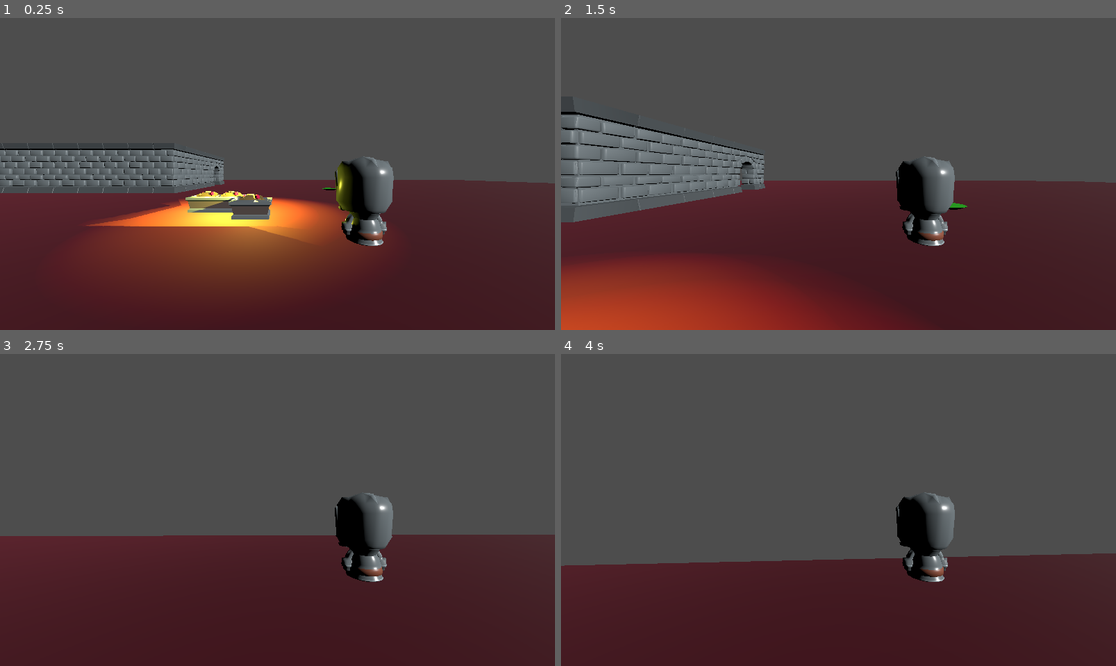
Above: before the commit, frames 1-4 (two rows, left to right).
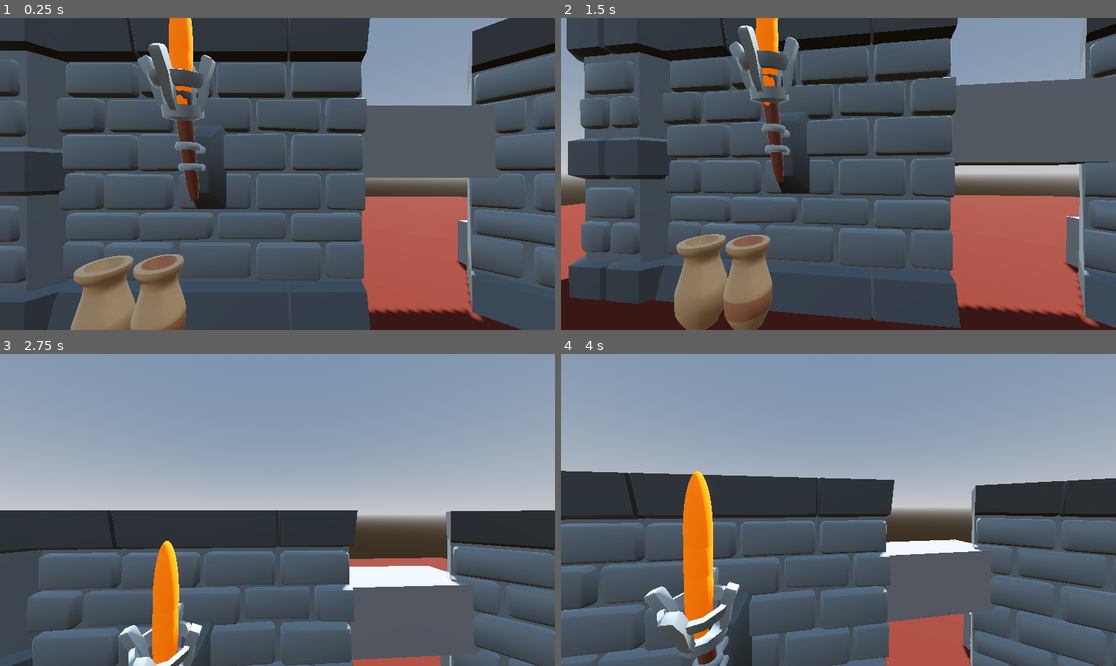
Above: after the commit, the same moments.

Repository: Snowlith/Dame-Starter
Game: Godot game, scene res://levels/level_1.tscn
The game is run twice, just before and just after one commit, with the same random seed, the same clock (stepped at 60 frames per second) and the same inputs. Before the commit the project starts from res://levels/node_3d.tscn.
Inputs (mouse positions are in pixels of both pictures, inside the frame that each line leads up to):
- Up to frame 1 (0.25 s): no input
- Up to frame 2 (1.5 s): tap Enter (ui_accept) at 0.5, 0.6 s; move the mouse to (866, 174) at 0.52 s; hold Ctrl (crouch, bound only after the commit) 0.53-1.28 s; hold Up (ui_up) from 0.53 s (still down); tap Space (jump, bound only after the commit) at 0.77, 1.07 s; move the mouse to (810, 174) at 1.27 s; tap Ctrl (crouch, bound only after the commit) at 1.35 s
- Up to frame 3 (2.75 s): keep holding Up (ui_up); tap Space (jump, bound only after the commit) at 1.52, 1.82, 2.3 s; tap Shift (sprint, bound only after the commit) at 1.55 s; move the mouse to (288, 503) at 2.02 s; hold Shift (sprint, bound only after the commit) from 2.03 s (still down)
- Up to frame 4 (4 s): keep holding Up (ui_up); move the mouse to (832, 516) at 2.77 s; release Shift (sprint, bound only after the commit) at 2.78 s; tap Space (jump, bound only after the commit) at 2.85, 3.02, 3.32, 3.77 s; tap Enter (ui_accept) at 3.05, 3.6 s; move the mouse to (877, 513) at 3.52 s; hold Ctrl (crouch, bound only after the commit) from 3.53 s (still down)

The runs differ from the first frame. In frame 1, 73% of the frame differs, in the area x 0-100%, y 0-100%; in frame 2, 72%; in frame 3, 99%; in frame 4, 92%.

Commit message:
Added sprinting, crouching, headbob, dynamic fov

Diff:
--- a/assets/scripts/player.gd
+++ b/assets/scripts/player.gd
@@ -1,31 +1,87 @@
 extends CharacterBody3D
 
-@export_subgroup("Physics")
-@export var speed: float = 4.0
+@export_group("Physics")
+@export var speed: float = 10.0
 @export var acceleration: float = 10.0
 @export var friction: float = 18.0
 
 @export var gravity: float = 50.0
 @export var jump_strength: float = 15.0
 
-@onready var camera_rig: Node3D = $CameraRig
-@onready var _model: Node3D = $character_knight
+@export_subgroup("Sprinting")
+@export var max_sprint_time: float = 4.0
+@export var sprint_speed_multiplier: float = 1.4
+@export var walk_recharge_rate: float = 1.0
+@export var stand_recharge_rate: float = 2.5
+
+@export_subgroup("Crouching")
+@export var crouch_speed_multiplier: float = 0.3
+@export var crouch_offset_y: float = 0.5
+@export var crouch_speed: float = 10
+
+@export_group("Camera")
+@export var sensitivity: float = 0.002
+@export var fov: float = 80
+@export var fov_speed_change: float = 0.5
+
+@export_subgroup("Headbob")
+@export var bob_frequency: float = 2.4
+@export var bob_amplitude: float = 0.08
+
+@onready var cam := $Camera3D
+
+@onready var stand_col := $StandCollider
+@onready var crouch_col := $CrouchCollider
+@onready var shape_cast := $CrouchCollider/ShapeCast3D
+
+var current_sprint_time := max_sprint_time
+
+var is_sprinting := false
+var is_crouching := false
+
+var cam_start_pos: Vector3
+var crouch_offset_pos: Vector3
+var bob_offset_pos: Vector3
+
+var bob_time: float = 0
 
 func _ready():
-	pass
+	Input.set_mouse_mode(Input.MOUSE_MODE_CAPTURED)
+	shape_cast.add_exception(self)
+
+	cam.fov = fov
+	cam_start_pos = cam.position
+	_reset_crouch()
+
+func _unhandled_input(event):
+	if event is InputEventMouseMotion:
+		rotate_y(-event.relative.x * sensitivity)
+		cam.rotate_x(-event.relative.y * sensitivity)
+		cam.rotation.x = clamp(cam.rotation.x, deg_to_rad(-90), deg_to_rad(90))
+
+func _process(delta: float):
+	crouch_offset_pos = _get_crouch_offset(delta)
+	bob_offset_pos = _get_headbob_offset(delta)
+
+	cam.position = cam_start_pos + crouch_offset_pos + bob_offset_pos
+
+	cam.fov = _get_fov_offset(delta)
 
 func _physics_process(delta: float):
 	var input_vector := Vector2.ZERO
 
 	# Get input
-	input_vector = Input.get_vector("ui_left", "ui_right", "ui_up", "ui_down")
-	input_vector = input_vector.rotated(-camera_rig.rotation.y)
+	input_vector = Input.get_vector("left", "right", "up", "down")
+	input_vector = input_vector.rotated(-rotation.y)
+
+	is_crouching = _handle_crouch(Input.is_action_pressed("crouch"), delta)
+	is_sprinting = _handle_sprint(Input.is_action_pressed("sprint"), input_vector, delta)
 
 	# Handle x & z: walking
 	var velocity_xz := Vector2(velocity.x, velocity.z)
 
 	if input_vector != Vector2.ZERO:
-		velocity_xz = velocity_xz.lerp(input_vector * speed, acceleration * delta)
+		velocity_xz = velocity_xz.lerp(input_vector * _get_speed(), acceleration * delta)
 
 	else:
 		velocity_xz = velocity_xz.lerp(Vector2.ZERO, friction * delta)
@@ -33,18 +89,72 @@
 	velocity.x = velocity_xz.x
 	velocity.z = velocity_xz.y
 
-
-	if velocity.length() > 0.2:
-		var look_direction = Vector2(velocity.z, velocity.x)
-		_model.rotation.y = look_direction.angle()
-
 	# Handle y: jumping and gravity
-	print(velocity.y)
 	if not is_on_floor():
 		velocity.y -= gravity * delta
 	else:
 		# velocity.y = 0
-		if Input.is_action_just_pressed("ui_accept"):
+		if Input.is_action_just_pressed("jump"):
 			velocity.y = jump_strength
 
 	move_and_slide()
+
+func _get_speed() -> float:
+	if is_sprinting:
+		return speed * sprint_speed_multiplier
+	if is_crouching:
+		return speed * crouch_speed_multiplier
+	return speed
+
+func _handle_crouch(crouch_input: bool, delta: float) -> bool:
+	# keep crouching on invalid uncrouch
+	if is_crouching and not crouch_input:
+		if shape_cast and shape_cast.is_colliding():
+			return true
+
+	stand_col.disabled = crouch_input
+	crouch_col.disabled = not crouch_input
+	return crouch_input
+
+func _handle_sprint(sprint_input: bool, input_vector: Vector2, delta: float) -> bool:
+	# if not sprinting, then recharge
+	if not sprint_input or is_crouching or is_on_wall():
+		if input_vector == Vector2.ZERO:
+			current_sprint_time += stand_recharge_rate * delta
+		else:
+			current_sprint_time += walk_recharge_rate * delta
+		current_sprint_time = clamp(current_sprint_time, 0, max_sprint_time)
+		return false
+
+	# if sprinting, drain sprint time
+	current_sprint_time -= delta
+	if current_sprint_time <= 0:
+		current_sprint_time = 0
+		return false
+
+	return true
+
+func _reset_crouch() -> void:
+	_handle_crouch(false, 0)
+
+func _get_headbob_offset(delta: float) -> Vector3:
+	var offset := Vector3.ZERO
+	bob_time += delta * velocity.length() * int(is_on_floor())
+
+	offset.x = cos(bob_time * bob_frequency / 2) * bob_amplitude
+	offset.y = sin(bob_time * bob_frequency) * bob_amplitude
+	return offset
+
+func _get_crouch_offset(delta: float) -> Vector3:
+	var offset := Vector3.ZERO
+	if is_crouching:
+		offset.y = lerp(crouch_offset_pos.y, -crouch_offset_y, crouch_speed * delta)
+	else:
+		offset.y = lerp(crouch_offset_pos.y, 0.0, crouch_speed * delta)
+	return offset
+
+func _get_fov_offset(delta: float) -> float:
+	var velocity_length = Vector2(velocity.x, velocity.z).length()
+	var velocity_clamped = clamp(velocity_length, 0.5, speed * sprint_speed_multiplier * 2)
+	var target_fov = fov + fov_speed_change * velocity_clamped
+	return lerp(cam.fov, target_fov, delta * 15)
--- /dev/null
+++ b/levels/level_1.tscn
@@ -0,0 +1,132 @@
+[gd_scene load_steps=18 format=3 uid="uid://djdll5upj75nl"]
+
+[ext_resource type="PackedScene" uid="uid://d0ukggfx40yvy" path="res://scenes/player.tscn" id="1_o4rjg"]
+[ext_resource type="PackedScene" uid="uid://bafjwid3ap1af" path="res://scenes/wall.tscn" id="2_860kj"]
+[ext_resource type="PackedScene" uid="uid://cj2wnyx63da7i" path="res://assets/models/coinsLarge.gltf.glb" id="3_4nht0"]
+[ext_resource type="PackedScene" uid="uid://dmlajcxvquwxg" path="res://assets/models/lootSackA.gltf.glb" id="4_5riqi"]
+[ext_resource type="PackedScene" uid="uid://lvrshdq5koal" path="res://assets/models/lootSackB.gltf.glb" id="5_0dx1a"]
+[ext_resource type="PackedScene" uid="uid://bxufd6ft34nk2" path="res://assets/models/pillar.gltf.glb" id="6_jh5cx"]
+[ext_resource type="PackedScene" uid="uid://bxjis3peggqxc" path="res://assets/models/pillar_broken.gltf.glb" id="7_oayfj"]
+[ext_resource type="PackedScene" uid="uid://ce3orp64thp2a" path="res://assets/models/potA.gltf.glb" id="8_fj3bg"]
+[ext_resource type="PackedScene" uid="uid://don6h1jpkbiek" path="res://assets/models/potA_decorated.gltf.glb" id="9_lo3xf"]
+[ext_resource type="PackedScene" uid="uid://burruay2fmyio" path="res://assets/models/pots.gltf.glb" id="10_rgh4a"]
+[ext_resource type="PackedScene" uid="uid://qygidfbv0lue" path="res://assets/models/torchWall.gltf.glb" id="11_83q3j"]
+
+[sub_resource type="ProceduralSkyMaterial" id="ProceduralSkyMaterial_ghnw3"]
+sky_horizon_color = Color(0.64625, 0.65575, 0.67075, 1)
+ground_horizon_color = Color(0.64625, 0.65575, 0.67075, 1)
+
+[sub_resource type="Sky" id="Sky_ufhv6"]
+sky_material = SubResource("ProceduralSkyMaterial_ghnw3")
+
+[sub_resource type="Environment" id="Environment_s5wev"]
+background_mode = 2
+sky = SubResource("Sky_ufhv6")
+tonemap_mode = 2
+glow_enabled = true
+
+[sub_resource type="StandardMaterial3D" id="StandardMaterial3D_8nvom"]
+albedo_color = Color(0.371001, 0.124844, 0.069521, 1)
+
+[sub_resource type="StandardMaterial3D" id="StandardMaterial3D_l5c6b"]
+albedo_color = Color(1, 0.486275, 0.0313726, 1)
+emission_enabled = true
+emission = Color(0.741176, 0.266667, 0, 1)
+backlight = Color(1, 0, 0, 1)
+
+[sub_resource type="SphereMesh" id="SphereMesh_6oa6q"]
+material = SubResource("StandardMaterial3D_l5c6b")
+radius = 0.1
+
+[node name="Level1" type="Node3D"]
+
+[node name="DirectionalLight3D" type="DirectionalLight3D" parent="."]
+transform = Transform3D(-0.866023, -0.433016, 0.250001, 0, 0.499998, 0.866027, -0.500003, 0.749999, -0.43301, 0, 0, 0)
+shadow_enabled = true
+
+[node name="WorldEnvironment" type="WorldEnvironment" parent="."]
+environment = SubResource("Environment_s5wev")
+
+[node name="CSGBox3D" type="CSGBox3D" parent="."]
+use_collision = true
+size = Vector3(32, 0.001, 32)
+material = SubResource("StandardMaterial3D_8nvom")
+
+[node name="Player" parent="." instance=ExtResource("1_o4rjg")]
+
+[node name="wall" parent="." instance=ExtResource("2_860kj")]
+transform = Transform3D(1, 0, 0, 0, 1, 0, 0, 0, 1, -0.770031, 0.000499725, -3.02975)
+
+[node name="wall2" parent="." instance=ExtResource("2_860kj")]
+transform = Transform3D(0.724027, 0, -0.689771, 0, 1, 0, 0.689771, 0, 0.724027, 4.82387, 0.000499725, -1.79981)
+
+[node name="CSGBox3D2" type="CSGBox3D" parent="."]
+transform = Transform3D(1, 0, 0, 0, 1, 0, 0, 0, 1, 2.0969, 2.42002, -3.06259)
+use_collision = true
+size = Vector3(2.43652, 1, 1)
+
+[node name="CSGBox3D3" type="CSGBox3D" parent="."]
+transform = Transform3D(1, 0, 0, 0, 1, 0, 0, 0, 1, 5.38196, 0.429758, -3.37607)
+use_collision = true
+size = Vector3(2.43652, 0.991089, 1.62695)
+
+[node name="CSGBox3D4" type="CSGBox3D" parent="."]
+transform = Transform3D(1, 0, 0, 0, 1, 0, 0, 0, 1, 5.80188, 0.889261, -2.24593)
+use_collision = true
+size = Vector3(2.43652, 1.9101, 1.62695)
+
+[node name="CSGBox3D5" type="CSGBox3D" parent="."]
+transform = Transform3D(1, 0, 0, 0, 1, 0, 0, 0, 1, 6.65598, 1.44195, -1.20281)
+use_collision = true
+size = Vector3(2.43652, 3.01547, 1.62695)
+
+[node name="CSGBox3D6" type="CSGBox3D" parent="."]
+transform = Transform3D(0.922908, 0, -0.38502, 0, 1, 0, 0.38502, 0, 0.922908, 4.9719, 2.05674, 2.55225)
+use_collision = true
+size = Vector3(1.44385, 4.32317, 1.62695)
+
+[node name="CSGBox3D7" type="CSGBox3D" parent="."]
+transform = Transform3D(0.769154, 0, 0.639063, 0, 1, 0, -0.639063, 0, 0.769154, 0.187119, 2.05674, 2.89679)
+use_collision = true
+size = Vector3(1.44385, 4.32317, 1.62695)
+
+[node name="CSGBox3D8" type="CSGBox3D" parent="."]
+transform = Transform3D(0.769154, 0, 0.639063, 0, 1, 0, -0.639063, 0, 0.769154, -3.53104, 1.54064, 0.591514)
+use_collision = true
+size = Vector3(1.44385, 3.29098, 1.62695)
+
+[node name="coinsLarge_gltf" parent="." instance=ExtResource("3_4nht0")]
+transform = Transform3D(1, 0, 0, 0, 1, 0, 0, 0, 1, -3.45188, 3.18613, 0.454476)
+
+[node name="lootSackA_gltf" parent="." instance=ExtResource("4_5riqi")]
+transform = Transform3D(1, 0, 0, 0, 1, 0, 0, 0, 1, 4.77383, 0.000500679, -0.362302)
+
+[node name="lootSackB_gltf" parent="." instance=ExtResource("5_0dx1a")]
+transform = Transform3D(1, 0, 0, 0, 1, 0, 0, 0, 1, 4.25902, 0.000500679, -0.904521)
+
+[node name="pillar_gltf" parent="." instance=ExtResource("6_jh5cx")]
+transform = Transform3D(1, 0, 0, 0, 1, 0, 0, 0, 1, -3.50086, 0.000498772, -2.99885)
+
+[node name="pillar_broken_gltf" parent="." instance=ExtResource("7_oayfj")]
+transform = Transform3D(1, 0, 0, 0, 1, 0, 0, 0, 1, -5.86491, 0.000500202, -1.81421)
+
+[node name="potA_gltf" parent="." instance=ExtResource("8_fj3bg")]
+transform = Transform3D(1, 0, 0, 0, 1, 0, 0, 0, 1, -1.79746, 0.000499725, -2.02365)
+
+[node name="potA_decorated_gltf" parent="." instance=ExtResource("9_lo3xf")]
+transform = Transform3D(1, 0, 0, 0, 1, 0, 0, 0, 1, -1.23204, 0.000498772, -2.06774)
+
+[node name="pots_gltf" parent="." instance=ExtResource("10_rgh4a")]
+transform = Transform3D(1, 0, 0, 0, 1, 0, 0, 0, 1, 5.4005, 0.000500202, 1.16987)
+
+[node name="torchWall_gltf" parent="." instance=ExtResource("11_83q3j")]
+transform = Transform3D(1, 0, 0, 0, 1, 0, 0, 0, 1, -0.80488, 2.07434, -2.27975)
+
+[node name="CPUParticles3D" type="CPUParticles3D" parent="torchWall_gltf"]
+transform = Transform3D(1, 0, 0, 0, 1, 0, 0, 0, 1, 0, 0.836714, 0.581434)
+amount = 3
+speed_scale = 2.86
+randomness = 0.42
+mesh = SubResource("SphereMesh_6oa6q")
+direction = Vector3(0, 1, 0)
+gravity = Vector3(0, 1, 0)
--- a/project.godot
+++ b/project.godot
@@ -11,7 +11,7 @@
 [application]
 
 config/name="Dame Starter"
-run/main_scene="res://levels/node_3d.tscn"
+run/main_scene="res://levels/level_1.tscn"
 config/features=PackedStringArray("4.3", "Forward Plus")
 config/icon="res://assets/textures/icon.svg"
 
@@ -31,7 +31,6 @@
 "events": [Object(InputEventKey,"resource_local_to_scene":false,"resource_name":"","device":0,"window_id":0,"alt_presse …(194 unchanged characters)…
 , Object(InputEventJoypadButton,"resource_local_to_scene":false,"resource_name":"","device":0,"button_index":13,"pressure":0.0,"pressed":false,"script":null)
 , Object(InputEventJoypadMotion,"resource_local_to_scene":false,"resource_name":"","device":0,"axis":0,"axis_value":-1.0,"script":null)
-, Object(InputEventKey,"resource_local_to_scene":false,"resource_name":"","device":-1,"window_id":0,"alt_pressed":false,"shift_pressed":false,"ctrl_pressed":false,"meta_pressed":false,"pressed":false,"keycode":0,"physical_keycode":65,"key_label":0,"unicode":65,"location":0,"echo":false,"script":null)
 ]
 }
 ui_right={
@@ -39,7 +38,6 @@
 "events": [Object(InputEventKey,"resource_local_to_scene":false,"resource_name":"","device":0,"window_id":0,"alt_presse …(194 unchanged characters)…
 , Object(InputEventJoypadButton,"resource_local_to_scene":false,"resource_name":"","device":0,"button_index":14,"pressure":0.0,"pressed":false,"script":null)
 , Object(InputEventJoypadMotion,"resource_local_to_scene":false,"resource_name":"","device":0,"axis":0,"axis_value":1.0,"script":null)
-, Object(InputEventKey,"resource_local_to_scene":false,"resource_name":"","device":-1,"window_id":0,"alt_pressed":false,"shift_pressed":false,"ctrl_pressed":false,"meta_pressed":false,"pressed":false,"keycode":0,"physical_keycode":68,"key_label":0,"unicode":68,"location":0,"echo":false,"script":null)
 ]
 }
 ui_up={
@@ -47,7 +45,6 @@
 "events": [Object(InputEventKey,"resource_local_to_scene":false,"resource_name":"","device":0,"window_id":0,"alt_presse …(194 unchanged characters)…
 , Object(InputEventJoypadButton,"resource_local_to_scene":false,"resource_name":"","device":0,"button_index":11,"pressure":0.0,"pressed":false,"script":null)
 , Object(InputEventJoypadMotion,"resource_local_to_scene":false,"resource_name":"","device":0,"axis":1,"axis_value":-1.0,"script":null)
-, Object(InputEventKey,"resource_local_to_scene":false,"resource_name":"","device":-1,"window_id":0,"alt_pressed":false,"shift_pressed":false,"ctrl_pressed":false,"meta_pressed":false,"pressed":false,"keycode":0,"physical_keycode":87,"key_label":0,"unicode":87,"location":0,"echo":false,"script":null)
 ]
 }
 ui_down={
@@ -55,6 +52,40 @@
 "events": [Object(InputEventKey,"resource_local_to_scene":false,"resource_name":"","device":0,"window_id":0,"alt_presse …(194 unchanged characters)…
 , Object(InputEventJoypadButton,"resource_local_to_scene":false,"resource_name":"","device":0,"button_index":12,"pressure":0.0,"pressed":false,"script":null)
 , Object(InputEventJoypadMotion,"resource_local_to_scene":false,"resource_name":"","device":0,"axis":1,"axis_value":1.0,"script":null)
-, Object(InputEventKey,"resource_local_to_scene":false,"resource_name":"","device":-1,"window_id":0,"alt_pressed":false,"shift_pressed":false,"ctrl_pressed":false,"meta_pressed":false,"pressed":false,"keycode":0,"physical_keycode":83,"key_label":0,"unicode":83,"location":0,"echo":false,"script":null)
 ]
 }
+up={
+"deadzone": 0.5,
+"events": [Object(InputEventKey,"resource_local_to_scene":false,"resource_name":"","device":-1,"window_id":0,"alt_pressed":false,"shift_pressed":false,"ctrl_pressed":false,"meta_pressed":false,"pressed":false,"keycode":0,"physical_keycode":87,"key_label":0,"unicode":119,"location":0,"echo":false,"script":null)
+]
+}
+down={
+"deadzone": 0.5,
+"events": [Object(InputEventKey,"resource_local_to_scene":false,"resource_name":"","device":-1,"window_id":0,"alt_pressed":false,"shift_pressed":false,"ctrl_pressed":false,"meta_pressed":false,"pressed":false,"keycode":0,"physical_keycode":83,"key_label":0,"unicode":115,"location":0,"echo":false,"script":null)
+]
+}
+left={
+"deadzone": 0.5,
+"events": [Object(InputEventKey,"resource_local_to_scene":false,"resource_name":"","device":-1,"window_id":0,"alt_pressed":false,"shift_pressed":false,"ctrl_pressed":false,"meta_pressed":false,"pressed":false,"keycode":0,"physical_keycode":65,"key_label":0,"unicode":97,"location":0,"echo":false,"script":null)
+]
+}
+right={
+"deadzone": 0.5,
+"events": [Object(InputEventKey,"resource_local_to_scene":false,"resource_name":"","device":-1,"window_id":0,"alt_pressed":false,"shift_pressed":false,"ctrl_pressed":false,"meta_pressed":false,"pressed":false,"keycode":0,"physical_keycode":68,"key_label":0,"unicode":100,"location":0,"echo":false,"script":null)
+]
+}
+jump={
+"deadzone": 0.5,
+"events": [Object(InputEventKey,"resource_local_to_scene":false,"resource_name":"","device":-1,"window_id":0,"alt_pressed":false,"shift_pressed":false,"ctrl_pressed":false,"meta_pressed":false,"pressed":false,"keycode":0,"physical_keycode":32,"key_label":0,"unicode":32,"location":0,"echo":false,"script":null)
+]
+}
+crouch={
+"deadzone": 0.5,
+"events": [Object(InputEventKey,"resource_local_to_scene":false,"resource_name":"","device":-1,"window_id":0,"alt_pressed":false,"shift_pressed":false,"ctrl_pressed":false,"meta_pressed":false,"pressed":false,"keycode":0,"physical_keycode":4194326,"key_label":0,"unicode":0,"location":0,"echo":false,"script":null)
+]
+}
+sprint={
+"deadzone": 0.5,
+"events": [Object(InputEventKey,"resource_local_to_scene":false,"resource_name":"","device":-1,"window_id":0,"alt_pressed":false,"shift_pressed":false,"ctrl_pressed":false,"meta_pressed":false,"pressed":false,"keycode":0,"physical_keycode":4194325,"key_label":0,"unicode":0,"location":0,"echo":false,"script":null)
+]
+}
--- a/scenes/player.tscn
+++ b/scenes/player.tscn
@@ -1,32 +1,40 @@
-[gd_scene load_steps=5 format=3 uid="uid://d0ukggfx40yvy"]
+[gd_scene load_steps=6 format=3 uid="uid://d0ukggfx40yvy"]
 
 [ext_resource type="Script" path="res://assets/scripts/player.gd" id="1_gp66p"]
-[ext_resource type="PackedScene" uid="uid://2l00crq4pv10" path="res://assets/characters/character_knight.gltf" id="2_at74x"]
-[ext_resource type="Script" path="res://assets/scripts/camera_rig.gd" id="3_dipsr"]
+
+[sub_resource type="CapsuleMesh" id="CapsuleMesh_6nc5s"]
 
 [sub_resource type="CapsuleShape3D" id="CapsuleShape3D_lb0yt"]
+height = 2.2
+
+[sub_resource type="CapsuleShape3D" id="CapsuleShape3D_fp5m6"]
+height = 1.6
+
+[sub_resource type="SphereShape3D" id="SphereShape3D_be8k7"]
 
 [node name="Player" type="CharacterBody3D" groups=["Player"]]
-physics_interpolation_mode = 1
 script = ExtResource("1_gp66p")
-speed = 10.0
+speed = 7.0
 
-[node name="character_knight" parent="." instance=ExtResource("2_at74x")]
+[node name="MeshInstance3D" type="MeshInstance3D" parent="."]
+transform = Transform3D(1, 0, 0, 0, 1, 0, 0, 0, 1, 0, 1, 0)
+cast_shadow = 3
+mesh = SubResource("CapsuleMesh_6nc5s")
 
-[node name="CollisionShape3D" type="CollisionShape3D" parent="."]
-transform = Transform3D(1, 0, 0, 0, 1, 0, 0, 0, 1, 0, 1, 0)
+[node name="StandCollider" type="CollisionShape3D" parent="."]
+transform = Transform3D(1, 0, 0, 0, 1, 0, 0, 0, 1, 0, 1.1, 0)
 shape = SubResource("CapsuleShape3D_lb0yt")
 
-[node name="CameraRig" type="Node3D" parent="."]
-transform = Transform3D(-1, 0, -8.74228e-08, 0, 1, 0, 8.74228e-08, 0, -1, 0, 0, 0)
-script = ExtResource("3_dipsr")
+[node name="CrouchCollider" type="CollisionShape3D" parent="."]
+transform = Transform3D(1, 0, 0, 0, 1, 0, 0, 0, 1, 0, 0.8, 0)
+shape = SubResource("CapsuleShape3D_fp5m6")
 
-[node name="SpringArm3D" type="SpringArm3D" parent="CameraRig"]
-transform = Transform3D(0.906307, 0, -0.422618, 0, 1, 0, 0.422618, 0, 0.906307, -0.280856, 1.5387, 0.266911)
-spring_length = 4.0
-margin = 0.2
+[node name="ShapeCast3D" type="ShapeCast3D" parent="CrouchCollider"]
+shape = SubResource("SphereShape3D_be8k7")
+target_position = Vector3(0, 0.9, 0)
+debug_shape_custom_color = Color(1, 0, 0, 1)
 
-[node name="Camera3D" type="Camera3D" parent="CameraRig/SpringArm3D"]
-transform = Transform3D(0.906308, 0, 0.422618, 0, 1, 0, -0.422618, 0, 0.906308, 0, 0, 0)
+[node name="Camera3D" type="Camera3D" parent="."]
+transform = Transform3D(1, 0, 0, 0, 1, 0, 0, 0, 1, 0, 1.96966, 0)
+cull_mask = 1048573
 current = true
-fov = 85.0
